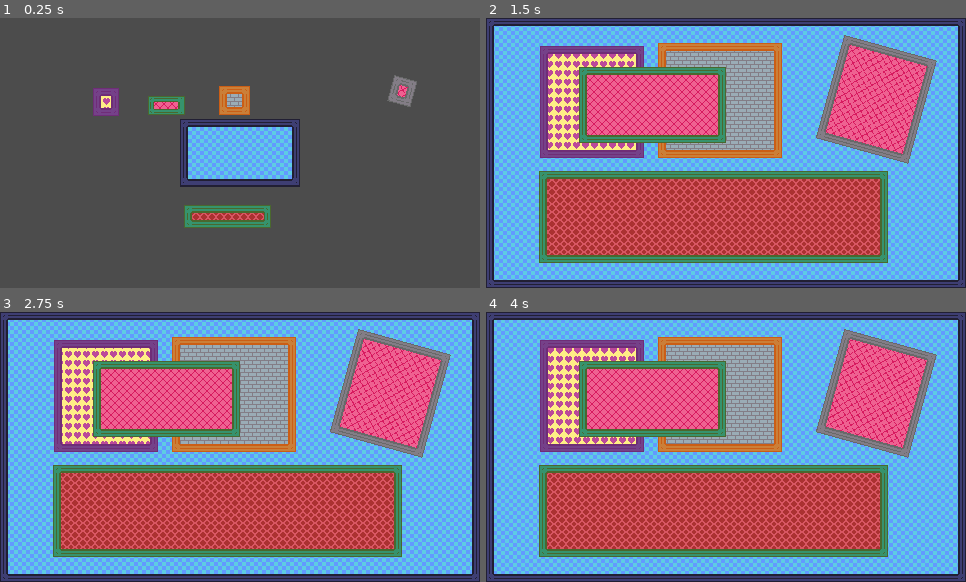
Above: before the commit, frames 1-4 (two rows, left to right).
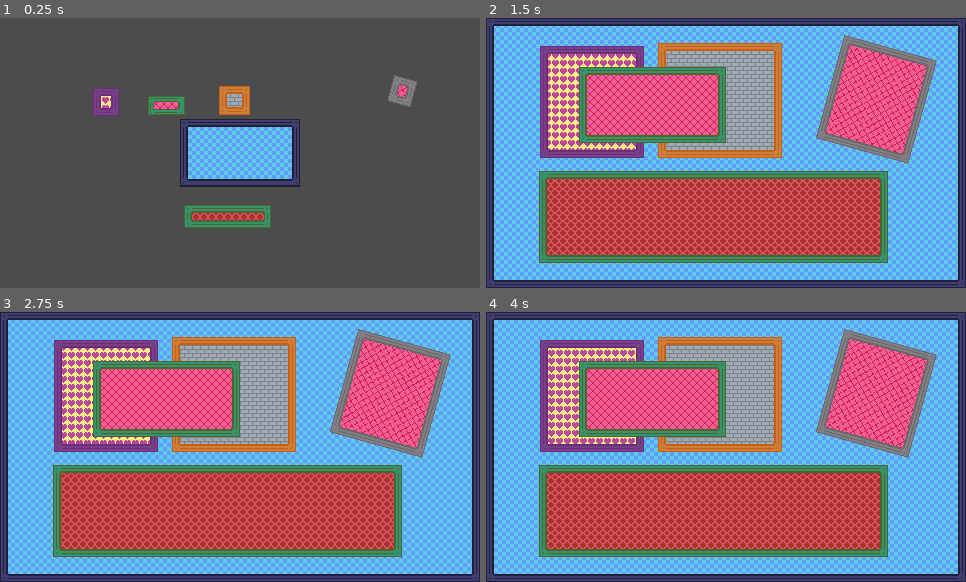
Above: after the commit, the same moments.

Repository: PKGaspi/godot-ScrollingBackgrounds
Game: Godot game, scene res://src/Game.tscn
Same seed, same stepped clock (60 frames per second), same inputs: the game is played once before the commit and once after it.
Inputs:
- Up to frame 1 (0.25 s): no input
- Up to frame 2 (1.5 s): no input
- Up to frame 3 (2.75 s): no input
- Up to frame 4 (4 s): no input

The runs differ from the first frame. In frame 1, less than 0.1% of the frame differs, in the area x 21-24%, y 29-34%; in frame 2, 35%, in the area x 1-99%, y 2-98%; in frame 3, 29%; in frame 4, 35%.

Commit message:
Changes to implementation and textures

Diff:
--- a/src/Game.tscn
+++ b/src/Game.tscn
@@ -22,9 +22,7 @@
 margin_right = 0.0
 margin_bottom = 0.0
 
-[node name="Background" parent="Window0/BackgroundContainer" index="0"]
-margin_right = 480.0
-margin_bottom = 270.0
+[node name="Background" parent="Window0" index="0"]
 texture = ExtResource( 11 )
 scroll_velocity = Vector2( 20, 20 )
 
@@ -48,11 +46,9 @@
 margin_right = 0.189545
 margin_bottom = -0.0281219
 
-[node name="Background" parent="Window1/BackgroundContainer" index="0"]
-margin_right = 104.0
-margin_bottom = 112.0
+[node name="Background" parent="Window1" index="0"]
 texture = ExtResource( 3 )
-scroll_velocity = Vector2( -25, -25 )
+scroll_velocity = Vector2( 40, -40 )
 
 [node name="Border" parent="Window1" index="1"]
 texture = ExtResource( 12 )
@@ -74,21 +70,19 @@
 margin_right = 0.199982
 margin_bottom = -1.03003
 
-[node name="Background" parent="Window2/BackgroundContainer" index="0"]
-margin_right = 349.0
-margin_bottom = 92.0
+[node name="Background" parent="Window2" index="0"]
 texture = ExtResource( 7 )
-scroll_velocity = Vector2( 20, 20 )
+scroll_velocity = Vector2( 24, -12 )
 
 [node name="Border" parent="Window2" index="1"]
 texture = ExtResource( 4 )
 
 [node name="VBoxContainer" parent="Window2/Contents" index="0"]
-margin_right = 349.0
-margin_bottom = 92.0
+margin_right = 348.0
+margin_bottom = 91.0
 
 [node name="Label" parent="Window2/Contents/VBoxContainer" index="0"]
-margin_right = 349.0
+margin_right = 348.0
 
 [node name="Window3" parent="." instance=ExtResource( 8 )]
 anchor_left = 0.358
@@ -100,11 +94,9 @@
 margin_right = -0.23999
 margin_bottom = -0.0800171
 
-[node name="Background" parent="Window3/BackgroundContainer" index="0"]
-margin_right = 124.0
-margin_bottom = 115.0
+[node name="Background" parent="Window3" index="0"]
 texture = ExtResource( 10 )
-scroll_velocity = Vector2( 10, -30 )
+scroll_velocity = Vector2( 12, -25 )
 
 [node name="Border" parent="Window3" index="1"]
 texture = ExtResource( 6 )
@@ -127,9 +119,7 @@
 margin_bottom = -0.0361176
 rect_rotation = 15.5
 
-[node name="Background" parent="Window4/BackgroundContainer" index="0"]
-margin_right = 95.0
-margin_bottom = 107.0
+[node name="Background" parent="Window4" index="0"]
 texture = ExtResource( 9 )
 scroll_velocity = Vector2( 0, 20 )
 
@@ -149,11 +139,9 @@
 anchor_right = 0.500655
 anchor_bottom = 0.463693
 
-[node name="Background" parent="Window/BackgroundContainer" index="0"]
-margin_right = 147.0
-margin_bottom = 76.0
+[node name="Background" parent="Window" index="0"]
 texture = ExtResource( 9 )
-scroll_velocity = Vector2( -20, 20 )
+scroll_velocity = Vector2( -10, -10 )
 
 [node name="Border" parent="Window" index="1"]
 texture = ExtResource( 4 )
--- a/src/ScrollingTextureRect.gd
+++ b/src/ScrollingTextureRect.gd
@@ -11,6 +11,8 @@
 
 
 func _process(delta):
+
+	if texture == null: return
 
 	var texture_size = texture.get_size()
 
--- a/src/Window.gd
+++ b/src/Window.gd
@@ -5,8 +5,8 @@
 export(float, 0, 5) var closing_time: float = .5
 
 
-onready var _background_container_node := $BackgroundContainer
-onready var _background_node := $BackgroundContainer/Background
+#onready var _background_container_node := $BackgroundContainer
+onready var _background_node := $Background
 onready var _border_node := $Border
 onready var _contents_node := $Contents
 onready var _tween := $Tween
@@ -22,18 +22,21 @@
 
 	opening_animation()
 
+	var texture_size = _background_node.texture.get_size()
+
 	yield(self, "opened")
+
 
 	# Compensate for ongoing direction.
 	if _background_node.scroll_velocity.x > 0:
-		_background_container_node.margin_right = -_border_node.patch_margin_right
+		_background_node.margin_right = -texture_size.x
 	elif _background_node.scroll_velocity.x < 0:
-		_background_container_node.margin_left = _border_node.patch_margin_left
+		_background_node.margin_left = texture_size.x
 
 	if _background_node.scroll_velocity.y > 0:
-		_background_container_node.margin_bottom = -_border_node.patch_margin_bottom
+		_background_node.margin_bottom = -texture_size.y
 	elif _background_node.scroll_velocity.y < 0:
-		_background_container_node.margin_top = _border_node.patch_margin_top
+		_background_node.margin_top = texture_size.y
 
 	_contents_node.margin_bottom = - margin_scale * _border_node.patch_margin_bottom
 	_contents_node.margin_left = margin_scale * _border_node.patch_margin_left
--- a/src/Window.tscn
+++ b/src/Window.tscn
@@ -15,16 +15,9 @@
 }
 margin_scale = 2.0
 
-[node name="BackgroundContainer" type="MarginContainer" parent="."]
+[node name="Background" type="TextureRect" parent="."]
 anchor_right = 1.0
 anchor_bottom = 1.0
-__meta__ = {
-"_edit_use_anchors_": false
-}
-
-[node name="Background" type="TextureRect" parent="BackgroundContainer"]
-margin_right = 146.0
-margin_bottom = 177.0
 stretch_mode = 2
 script = ExtResource( 2 )
 __meta__ = {
@@ -51,11 +44,11 @@
 }
 
 [node name="VBoxContainer" type="VBoxContainer" parent="Contents"]
-margin_right = 146.0
+margin_right = 145.0
 margin_bottom = 177.0
 
 [node name="Label" type="Label" parent="Contents/VBoxContainer"]
-margin_right = 146.0
+margin_right = 145.0
 margin_bottom = 14.0
 align = 1
 
Binary file changed: assets/sprites/bg_yellow.png
